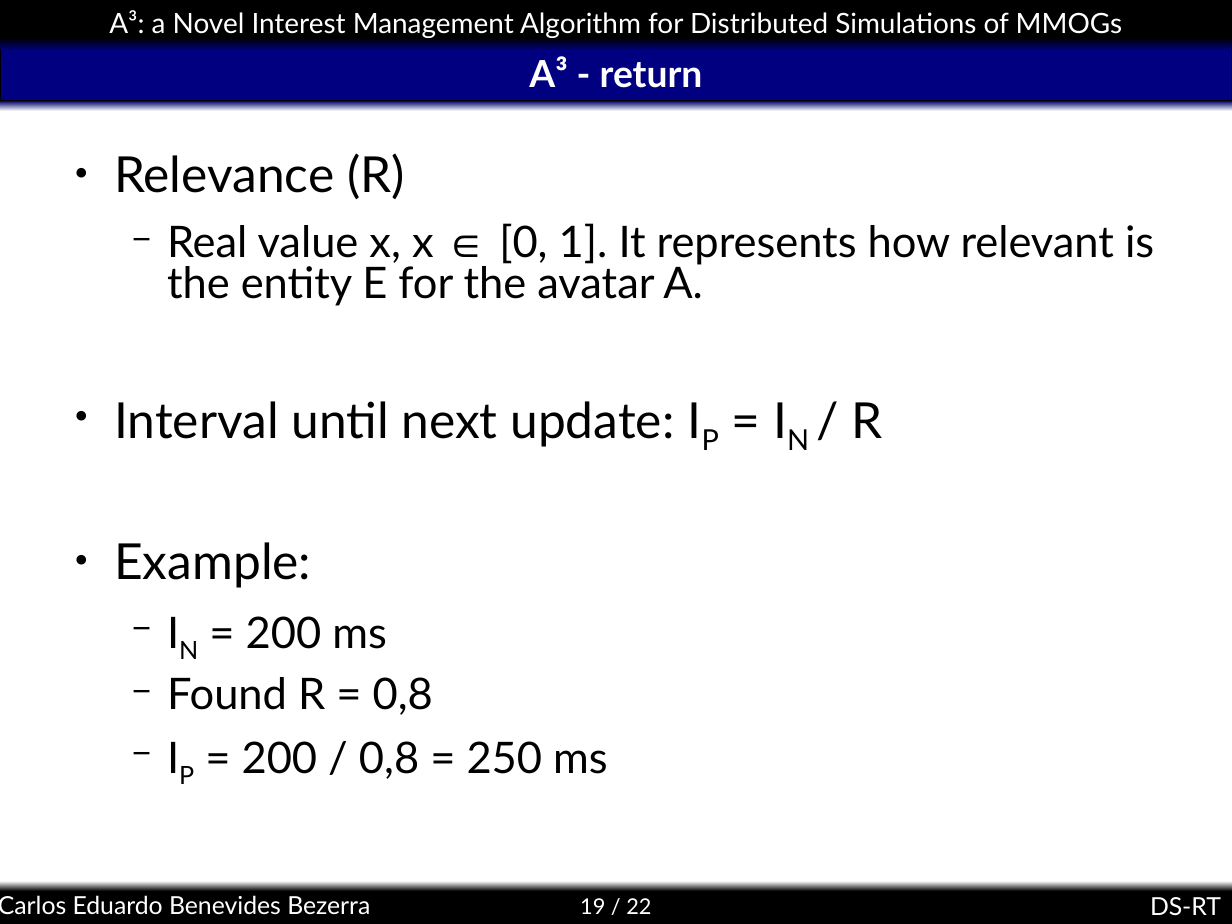
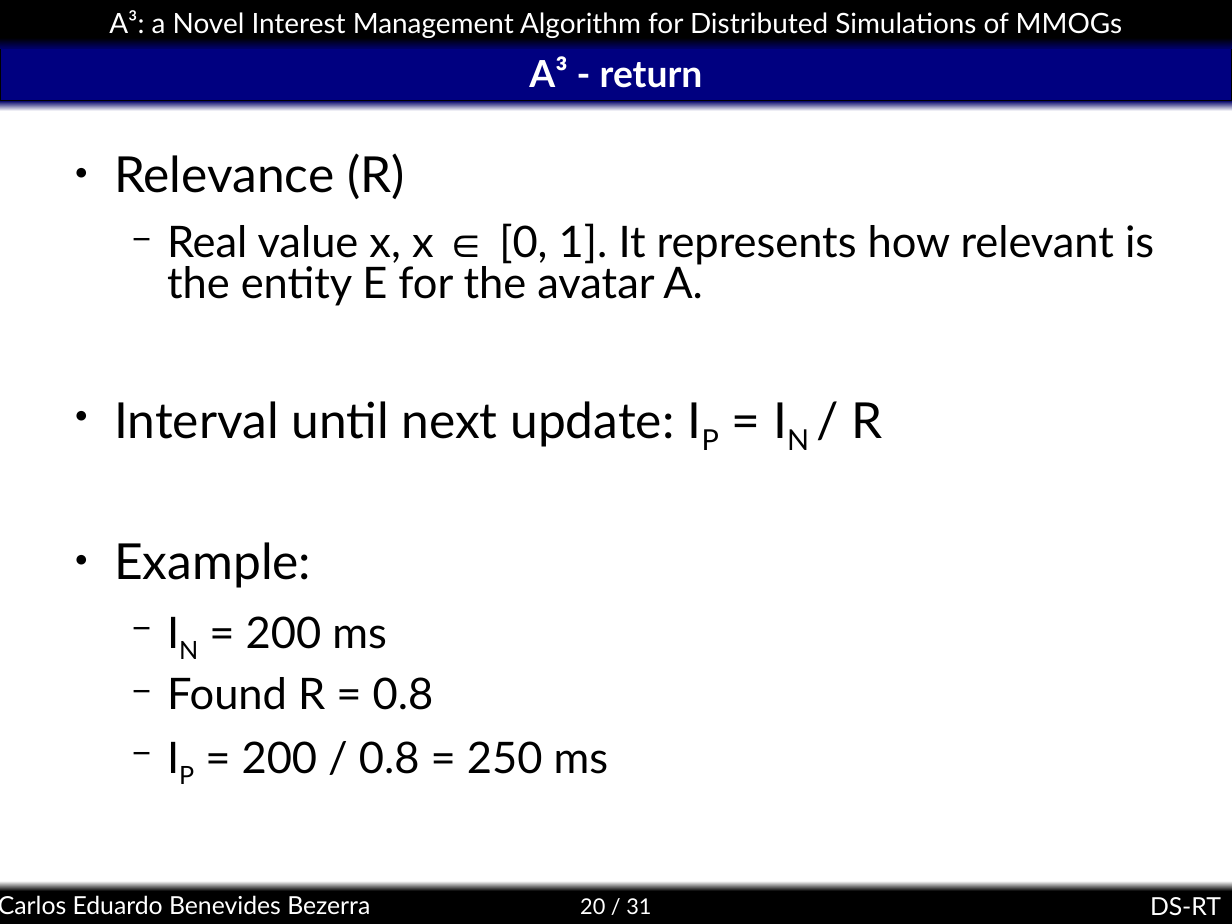
Before and after one commit to kdubezerra/kdubezerra, a slide deck: slide 20 of textos/dsrt/a3slides.ppt (slide 19 before the commit). Drawn at 1232x924 pixels with LibreOffice and Linux fonts; fonts in the diff are those of the drawing; background and template pictures are left out. Boxes give left, top, right and bottom in pixels: in the first picture for what was removed or moved away, otherwise in the second. Text is boxed around its words. In the diff, an @@ line names an element or a change of style, - is before the commit and + after.

```diff
--- a/textos/dsrt/a3slides.ppt
+++ b/textos/dsrt/a3slides.ppt
@@ text at (167, 677, 609, 774): text changed @@
-  − Found R = 0,8
-  − IP = 200 / 0,8 = 250 ms
+  − Found R = 0.8
+  − IP = 200 / 0.8 = 250 ms
@@ page number at (580, 898, 651, 914): text changed @@
-19 / 22
+20 / 31
```
Also in this commit, not shown: 14 other slides changed, 4 slides added, 4 slides removed.
